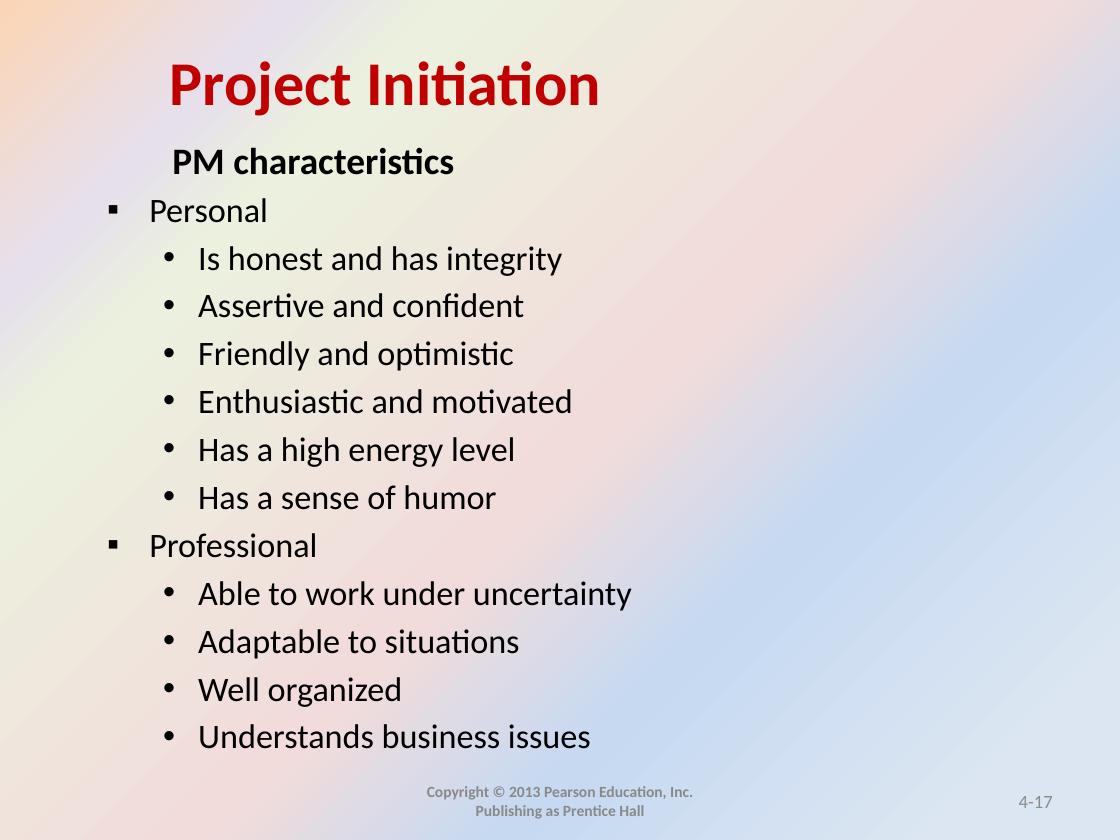
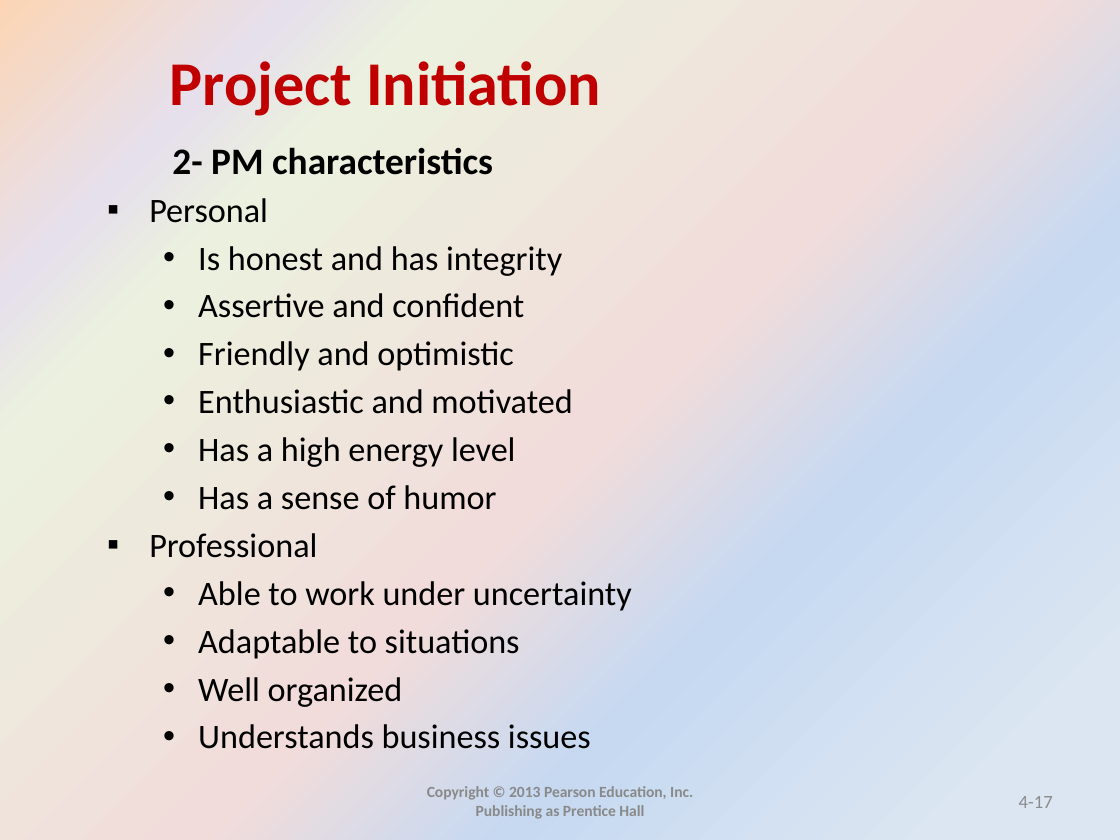
Before and after one commit to mohandesosama/is_project_management, a slide deck: slide 17 of IS-PM-Slides/04_project initiation.pptx. Drawn at 1120x840 pixels with LibreOffice and Linux fonts; fonts in the diff are those of the drawing. Boxes give left, top, right and bottom in pixels: in the first picture for what was removed or moved away, otherwise in the second. Text is boxed around its words. In the diff, an @@ line names an element or a change of style, - is before the commit and + after.

```diff
--- a/IS-PM-Slides/04_project initiation.pptx
+++ b/IS-PM-Slides/04_project initiation.pptx
@@ text at (x1=172, y1=147, x2=493, y2=175): text changed @@
-PM characteristics
+2- PM characteristics
```
Also in this commit, not shown: 30 other slides changed, 8 slides removed.
